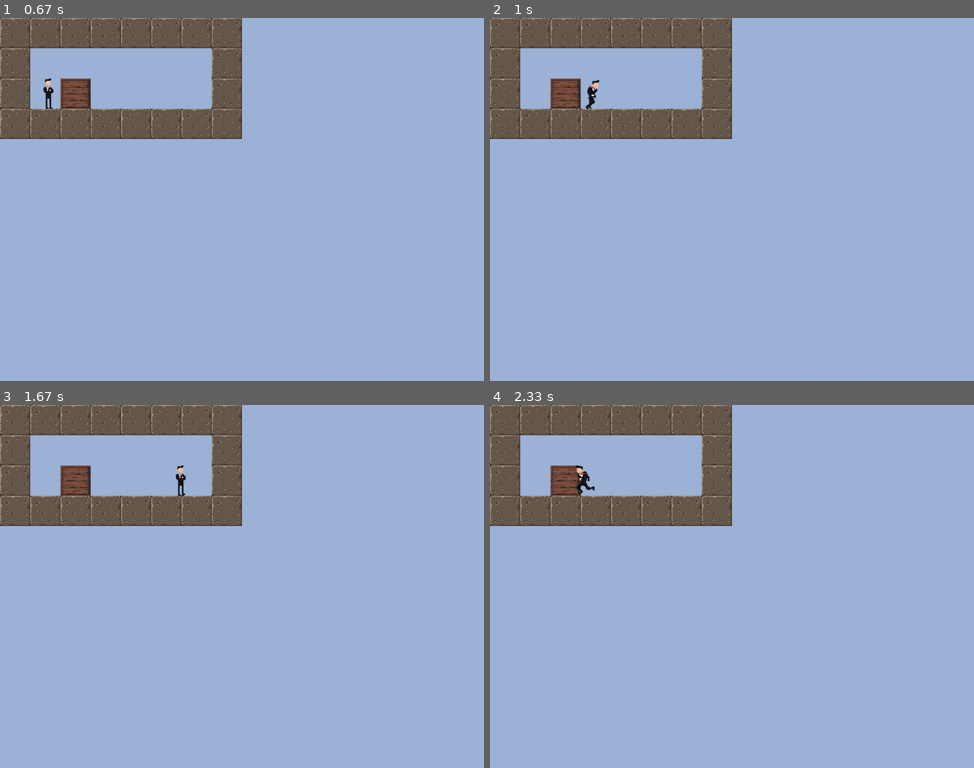
Above: before the commit, frames 1-4 (two rows, left to right).
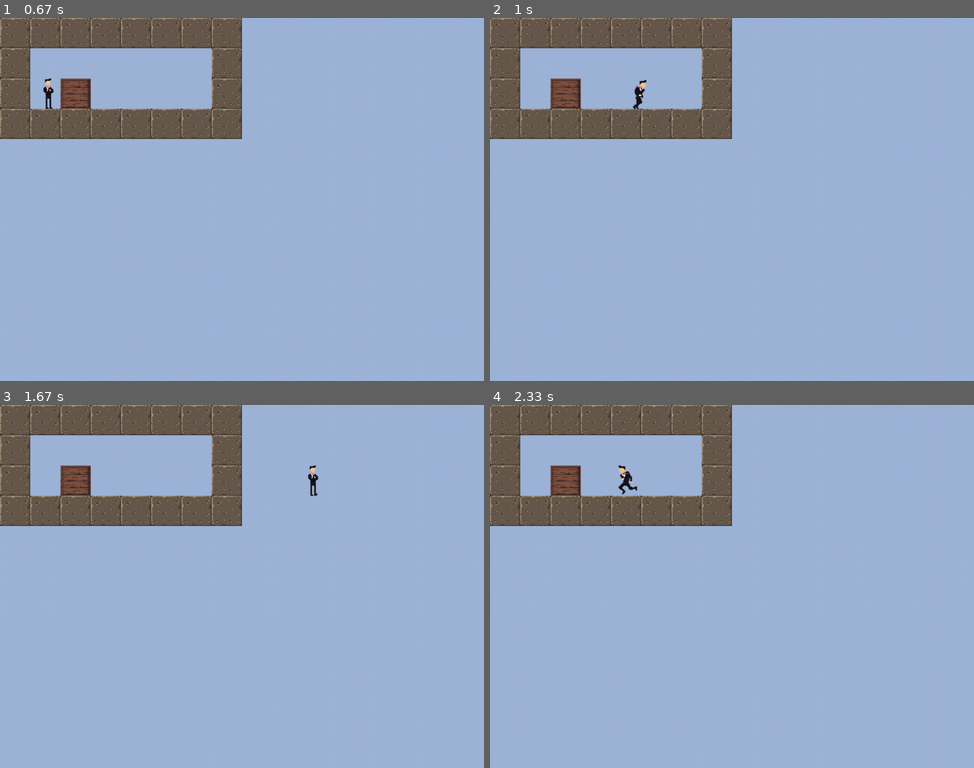
Above: after the commit, the same moments.

Repository: jakubkrysakowski/kuba-pygame1
Game: pygame game, started from main.py
The game is run twice, just before and just after one commit, with the same random seed, the same clock (stepped at 60 frames per second) and the same inputs.
Inputs (mouse positions are in pixels of both pictures, inside the frame that each line leads up to):
- Up to frame 1 (0.67 s): click "Level Test" at 0.38 s
- Up to frame 2 (1 s): hold Right from 0.67 s (still down); move the mouse to (804, 72) at 0.7 s
- Up to frame 3 (1.67 s): release Right at 1.13 s; hold Right 1.17-1.63 s
- Up to frame 4 (2.33 s): hold Left 1.67-2.2 s; hold Left from 2.23 s (still down)

Frame 1 is identical in both runs. In frame 2, 0.2% of the frame differs, in the area x 19-33%, y 17-26%; in frame 3, 0.2%; in frame 4, 0.3%, in the area x 17-31%, y 16-25%.

Commit message:
refactor

Diff:
--- a/game.py
+++ b/game.py
@@ -3,78 +3,20 @@
 
 import pygame
 import math
+import player
 
 class Game(object):
     level = None
 
-    PLAYER_IDLE_LEFT = 0
-    PLAYER_IDLE_RIGHT = 1
-    PLAYER_WALK_LEFT = 2
-    PLAYER_WALK_RIGHT = 3
-
-    PLAYER_SEQUENCE_LENGTH_IDLE = 2
-    PLAYER_SEQUENCE_LENGTH_WALK = 2
-
-    PLAYER_TILES_CHANGE_SPEED = 0.005
-
-    player_textures = {
-        PLAYER_IDLE_LEFT: [
-            pygame.image.load('./images/character/idleA1.png'),
-            pygame.image.load('./images/character/idleA2.png')
-        ],
-
-        PLAYER_IDLE_RIGHT: [
-            pygame.transform.flip(pygame.image.load('./images/character/idleA1.png'), True, False),
-            pygame.transform.flip(pygame.image.load('./images/character/idleA2.png'), True, False)
-        ],
-
-        PLAYER_WALK_LEFT: [
-            pygame.image.load('./images/character/walkA1.png'),
-            pygame.image.load('./images/character/walkA2.png')
-        ],
-
-        PLAYER_WALK_RIGHT: [
-            pygame.transform.flip(pygame.image.load('./images/character/walkA1.png'), True, False),
-            pygame.transform.flip(pygame.image.load('./images/character/walkA2.png'), True, False)
-        ]
-
-    }
-
-    # TODO: player class
-    player_position = (0,0)
-    player_facing = 1
-    player_is_walking = False
-    player_speed = 5
-
     def __init__(self, level):
         self.screen = pygame.display.get_surface()
+        self.player = player.Player()
         self.clock = pygame.time.Clock()
         self.fps = 60
         self.done = False
         self.level = level
-        self.player_position = level.initial_player_position
-        self.player_facing = level.initial_player_facing
-
-    def getPlayerTile(self, dt):
-        # defaults
-        sequence_frame = 0
-        tile_group = tile_group = self.PLAYER_IDLE_RIGHT
-
-        if self.player_is_walking:
-            sequence_frame = int((math.floor(pygame.time.get_ticks() * self.PLAYER_TILES_CHANGE_SPEED) % self.PLAYER_SEQUENCE_LENGTH_WALK))
-            if self.player_facing >= 0:
-                tile_group = self.PLAYER_WALK_RIGHT
-            else:
-                tile_group = self.PLAYER_WALK_LEFT
-        else: # Idle
-            sequence_frame = int((math.floor(pygame.time.get_ticks() * self.PLAYER_TILES_CHANGE_SPEED) % self.PLAYER_SEQUENCE_LENGTH_IDLE))
-
-            if self.player_facing >= 0:
-                tile_group = self.PLAYER_IDLE_RIGHT
-            else:
-                tile_group = self.PLAYER_IDLE_LEFT
-
-        return self.player_textures[tile_group][sequence_frame]
+        self.player.position = level.initial_player_position
+        self.player.facing = level.initial_player_facing
 
     def drawBackground(self):
         if self.level.background_color != None:
@@ -95,7 +37,7 @@
                     self.screen.blit(self.level.textures[textureIndex], (column * self.level.TILESIZE, row * self.level.TILESIZE))
 
     def drawPlayer(self, dt):
-        self.screen.blit(self.getPlayerTile(dt), self.player_position)
+        self.screen.blit(self.player.getTile(), self.player.position)
 
     def eventLoop(self):
         for event in pygame.event.get():
@@ -103,21 +45,21 @@
                 self.done = True
 
     def update(self, dt):
-        self.player_is_walking = False
+        self.player.is_walking = False
 
         if pygame.key.get_pressed()[pygame.K_LEFT] != 0:
-            self.player_facing = -1;
-            self.player_is_walking = True
+            self.player.facing = -1;
+            self.player.is_walking = True
 
         if pygame.key.get_pressed()[pygame.K_RIGHT] != 0:
-            self.player_facing = 1;
-            self.player_is_walking = True
+            self.player.facing = 1;
+            self.player.is_walking = True
 
         #if pygame.mouse.get_pressed()[0]:
         #    print(pygame.mouse.get_pos()) #debug
 
-        if (self.player_is_walking):
-            self.player_position = (self.player_position[0] + (self.player_speed * self.player_facing), self.player_position[1])
+        if (self.player.is_walking):
+            self.player.position = (self.player.position[0] + (self.player.speed * self.player.facing), self.player.position[1])
 
     def draw(self, dt):
         self.drawBackground()
--- /dev/null
+++ b/player.py
@@ -0,0 +1,64 @@
+#!/usr/bin/env python
+# -*- coding: utf-8 -*-
+
+import pygame
+import math
+
+class Player(object):
+    TILE_GROUP_IDLE_LEFT = 0
+    TILE_GROUP_IDLE_RIGHT = 1
+    TILE_GROUP_WALK_LEFT = 2
+    TILE_GROUP_WALK_RIGHT = 3
+
+    SEQUENCE_LENGTH_IDLE = 2
+    SEQUENCE_LENGTH_WALK = 2
+
+    TILES_CHANGE_SPEED = 0.005
+
+    position = (0,0)
+    facing = 1
+    is_walking = False
+    speed = 10
+
+    textures = {
+        TILE_GROUP_IDLE_LEFT: [
+            pygame.image.load('./images/character/idleA1.png'),
+            pygame.image.load('./images/character/idleA2.png')
+        ],
+
+        TILE_GROUP_IDLE_RIGHT: [
+            pygame.transform.flip(pygame.image.load('./images/character/idleA1.png'), True, False),
+            pygame.transform.flip(pygame.image.load('./images/character/idleA2.png'), True, False)
+        ],
+
+        TILE_GROUP_WALK_LEFT: [
+            pygame.image.load('./images/character/walkA1.png'),
+            pygame.image.load('./images/character/walkA2.png')
+        ],
+
+        TILE_GROUP_WALK_RIGHT: [
+            pygame.transform.flip(pygame.image.load('./images/character/walkA1.png'), True, False),
+            pygame.transform.flip(pygame.image.load('./images/character/walkA2.png'), True, False)
+        ]
+    }
+
+    def getTile(self):
+        # defaults
+        sequence_frame = 0
+        tile_group = tile_group = self.TILE_GROUP_IDLE_RIGHT
+
+        if self.is_walking:
+            sequence_frame = int((math.floor(pygame.time.get_ticks() * self.TILES_CHANGE_SPEED) % self.SEQUENCE_LENGTH_WALK))
+            if self.facing >= 0:
+                tile_group = self.TILE_GROUP_WALK_RIGHT
+            else:
+                tile_group = self.TILE_GROUP_WALK_LEFT
+        else: # Idle
+            sequence_frame = int((math.floor(pygame.time.get_ticks() * self.TILES_CHANGE_SPEED) % self.SEQUENCE_LENGTH_IDLE))
+
+            if self.facing >= 0:
+                tile_group = self.TILE_GROUP_IDLE_RIGHT
+            else:
+                tile_group = self.TILE_GROUP_IDLE_LEFT
+
+        return self.textures[tile_group][sequence_frame]
Not shown, changed: game.pyc
Not shown, added: player.pyc
